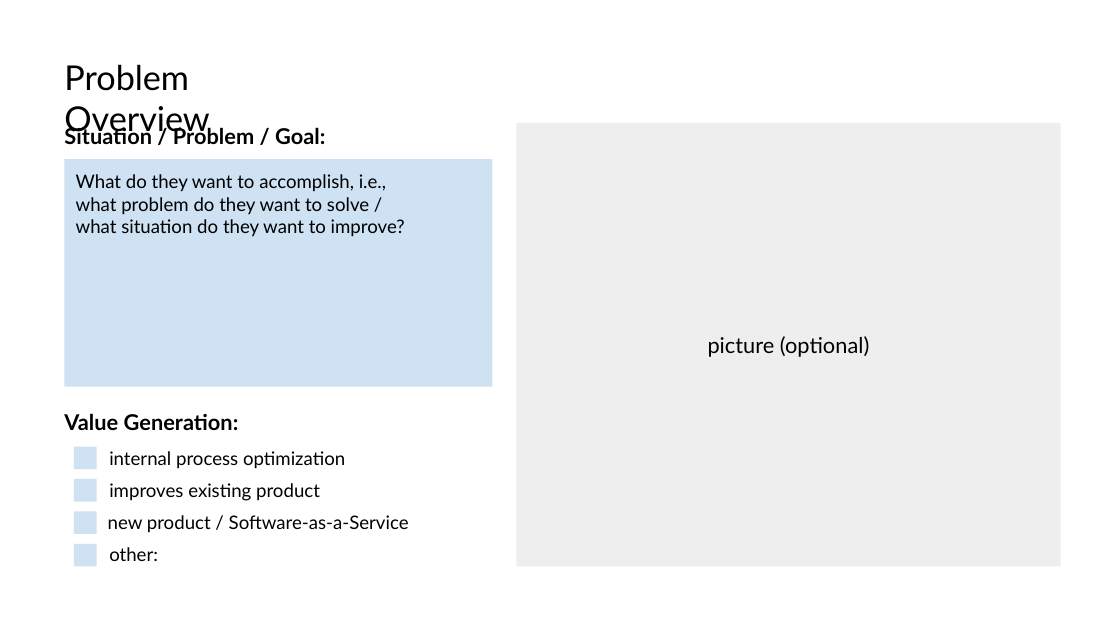
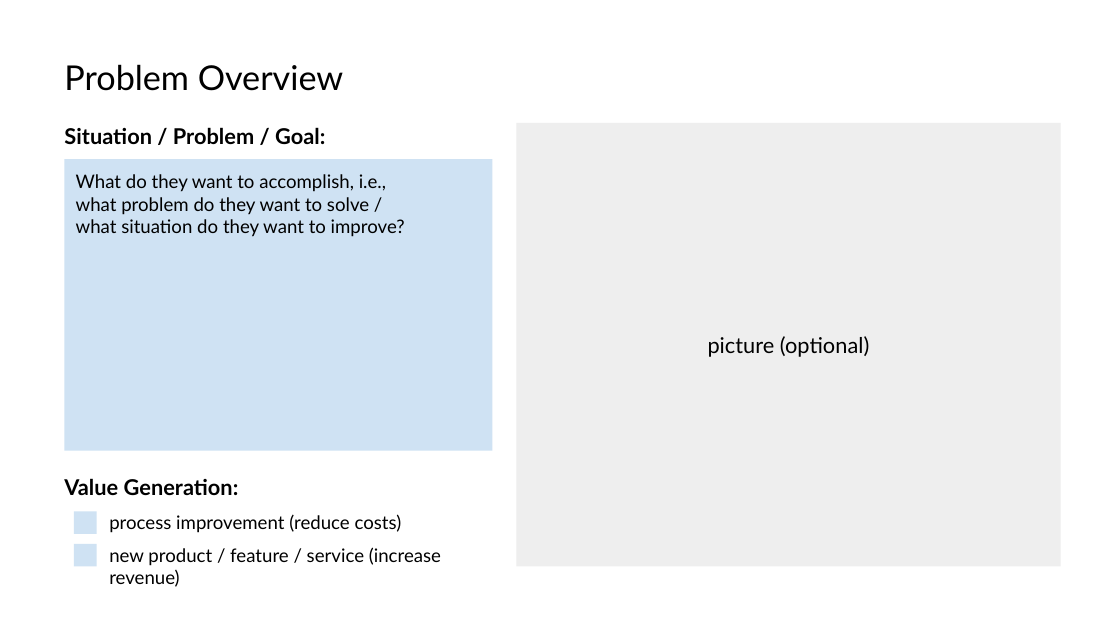
Before and after one commit to cod3licious/cod3licious.github.io, a slide deck: slide 1 of mlws_resources/exercise_industry_spotlights_template.pptx. Drawn at 1120x630 pixels with LibreOffice and Linux fonts; fonts in the diff are those of the drawing. Boxes give left, top, right and bottom in pixels: in the first picture for what was removed or moved away, otherwise in the second. Text is boxed around its words. In the diff, an @@ line names an element or a change of style, - is before the commit and + after.

```diff
--- a/mlws_resources/exercise_industry_spotlights_template.pptx
+++ b/mlws_resources/exercise_industry_spotlights_template.pptx
@@ text "Problem Overview" rewrapped from (x1=64, y1=64, x2=209, y2=137) to (x1=64, y1=64, x2=343, y2=91) @@
@@ rectangle "What do they want to ..." resized from (x1=65, y1=159, x2=493, y2=386) to (x1=65, y1=159, x2=493, y2=450) @@
@@ rectangle removed at (x1=74, y1=447, x2=96, y2=469) @@
@@ text "Value Generation:" moved from (x1=64, y1=413, x2=239, y2=430) to (x1=64, y1=478, x2=239, y2=495) @@
@@ rectangle removed at (x1=74, y1=479, x2=96, y2=502) @@
@@ text removed at (x1=109, y1=451, x2=345, y2=469) @@
-internal process optimization
@@ text removed at (x1=109, y1=483, x2=320, y2=501) @@
-improves existing product
@@ text added at (x1=109, y1=514, x2=402, y2=533), 12 pt, text #000000 @@
+process improvement (reduce costs)
@@ text at (x1=109, y1=547, x2=441, y2=587): text changed @@
-new product / Software-as-a-Service
+new product / feature / service (increase revenue)
@@ text removed at (x1=109, y1=547, x2=158, y2=561) @@
-other:
```
Also in this commit, not shown: 14 other files.
